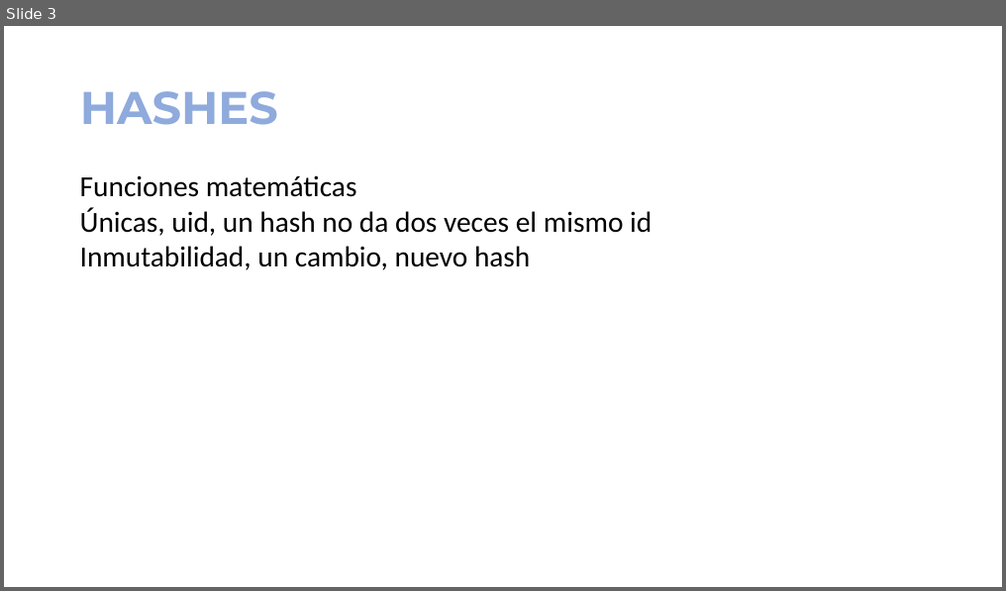
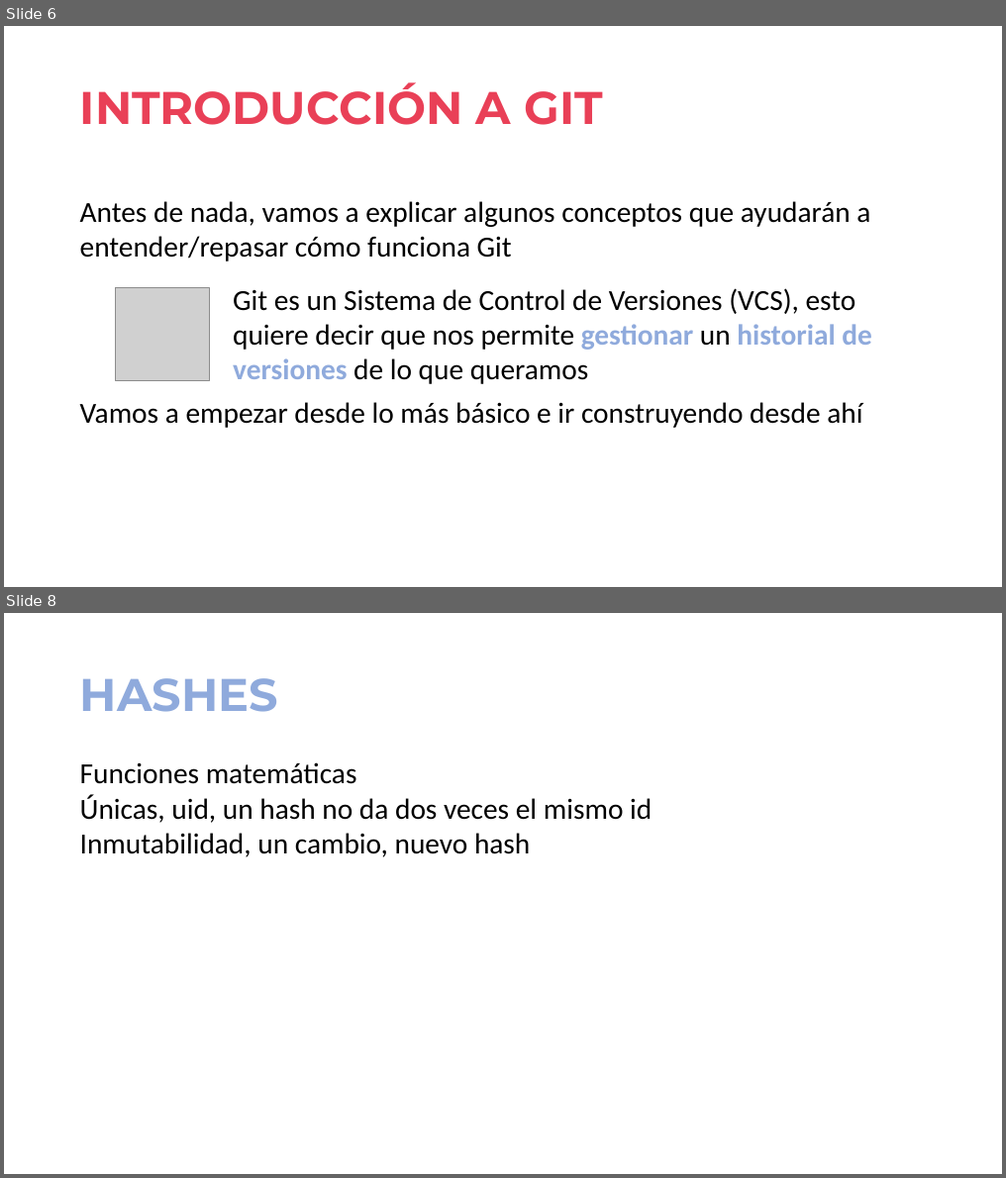
Before and after one commit to jofaval/talks-about, a slide deck: simplifying-git/fear-the-cli-no-more/simplifying-git-fear-the-cli-no-more.slides.es.pptx. Shown one above the other, each under a label of ours: slide 3 before the commit, slides 6 and 8 after it; the slides between them are not shown. The pictures are 1006x591 and 1006x1178 pixels, drawn with LibreOffice and Linux fonts; fonts in the diff are those of the drawing; grey boxes stand for pictures. Boxes give left, top, right and bottom in pixels: in the first picture for what was removed or moved away, otherwise in the second. Text is boxed around its words. In the diff, an @@ line names an element or a change of style, - is before the commit and + after.

```diff
--- a/simplifying-git/fear-the-cli-no-more/simplifying-git-fear-the-cli-no-more.slides.es.pptx
+++ b/simplifying-git/fear-the-cli-no-more/simplifying-git-fear-the-cli-no-more.slides.es.pptx
@@ slide 6 added at box(4, 26, 1002, 587), background #FFFFFF @@
@@ title added at box(80, 82, 602, 125), 44 pt, text gradient #8A2387 to #E94057 to #F7797D, bold @@
+INTRODUCCIÓN A GIT
@@ text added at box(80, 201, 870, 262), 28 pt, text #000000 @@
+Antes de nada, vamos a explicar algunos conceptos que ayudarán a entender/repasar cómo funciona Git
@@ picture added at box(116, 287, 209, 380) @@
@@ text added at box(233, 288, 872, 384), 28 pt, text #000000 @@
+Git es un Sistema de Control de Versiones (VCS), esto quiere decir que nos permite gestionar un historial de versiones de lo que queramos
@@ text added at box(80, 402, 862, 428), 28 pt, text #000000 @@
+Vamos a empezar desde lo más básico e ir construyendo desde ahí
@@ what was slide 3 is now slide 8 @@
```
Also in this commit, not shown: 2 slides changed, 9 other slides added, 1 other file.
